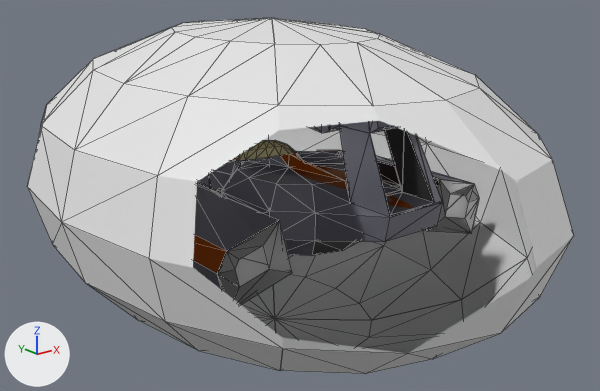
The COLLADA model models/ships/spider_interceptor/model.dae: old version first, new version second.
Camera for both pictures: a camera (50 mm lens) standing at (-2.42, -3.27, 1.22) and looking at (0.09, -0.14, -0.04). Every picture has the same lights, and +X, +Y and +Z are marked at lower left. Mesh edges are drawn as thin lines. Everything nearer to the camera than a plane just in front of the edit is cut away. Objects named as collision shapes, trigger or cutter boxes, shadow casters or lower levels of detail are left out. Where no turn or scale is listed for an object, it has been applied to the vertices.

In view in the first picture: 'Debris Mesh.000', 'Debris Mesh.004', 'Exhaust', 'Exhaust Points', 'Fuselage', 'Shield Front Mesh', 'Shield Left Mesh', 'Shield Rear Mesh', 'Shield Right Mesh'.
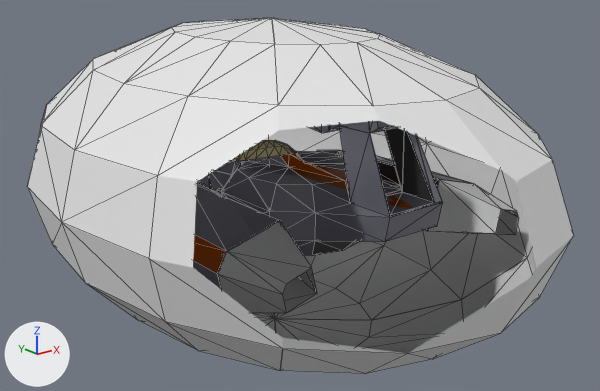
Commit message: Improve engine exhaust visual

What differs and where, as boxes [x1, y1, x2, y2] in the pictures (600 x 391 px; the box of a moved part takes in the faces that stretch with it):
'Exhaust', reshaped (15% wider, 6% taller)
    before: [217, 179, 479, 305]
    after: [217, 179, 519, 313]
'Exhaust Points', no longer drawn
    before: [235, 194, 468, 287]
'Exhaust Point.000', added
    after: [222, 253, 226, 259]
part 1 of me_cube_003, moved or reshaped
    before: [428, 179, 479, 234]
    after: [428, 179, 519, 235]
part 2 of me_cube_003, moved or reshaped
    before: [217, 221, 292, 305]
    after: [217, 221, 317, 313]

Diff of the bpy script that builds the scene:
```diff
--- a/models/ships/spider_interceptor/model.dae.py
+++ b/models/ships/spider_interceptor/model.dae.py
@@ me_cube_003 @@
 me_cube_003.from_pydata(...)  # 20 vertices, 20 faces; spans x -0.79..0.79, y 0.0, z -0.21..0.12
 # used by ob_exhaust; location = (0.0, -0.713, -0.016)
 # before: 1 (0.53, 0.0, -0.08) at pixel (445, 216), 2 (0.56, 0.0, 0.03) at pixel (450, 193), 10 (0.7, 0.0, -0.03) at pixel (468, 202), 15 (0.68, 0.0, -0.12) at pixel (464, 218), 19 (0.68, 0.0, 0.0) at pixel (465, 195)
 # before: 3 (-0.53, 0.0, -0.08) at pixel (269, 269), 7 (-0.68, 0.0, -0.12) at pixel (239, 287), 8 (-0.7, 0.0, -0.03) at pixel (235, 269), 14 (-0.68, 0.0, 0.0) at pixel (239, 259), 18 (-0.56, 0.0, 0.03) at pixel (263, 245)
+# me_cube_003 part 1
+for i in [1, 2, 10, 15, 19]: me_cube_003.vertices[i].co += Vector((0.0, -0.31, 0.0))
+# me_cube_003 part 2
+for i in [3, 7, 8, 14, 18]: me_cube_003.vertices[i].co += Vector((0.0, -0.31, 0.0))
@@ me_plane @@
+me_plane.from_pydata([(0.151, 0.0, -0.088), (-0.151, 0.0, 0.088), (-0.088, 0.0, -0.151), (0.088, 0.0, 0.151)], [], [(0, 1, 2), (0, 3, 1)])
@@ ob_exhaust_points @@
-ob_exhaust_points = bpy.data.objects.new('Exhaust Points', me_cube_004)
-ob_exhaust_points.location = (0.0, -0.701, -0.056)
+ob_exhaust_points = bpy.data.objects.new('Exhaust Points', None)
+ob_exhaust_points.location = (0.0, 0.0, 0.0)
@@ ob_exhaust_point_000 @@
+ob_exhaust_point_000 = bpy.data.objects.new('Exhaust Point.000', me_plane)
+ob_exhaust_point_000.location = (-0.611, -0.713, -0.062)
```
